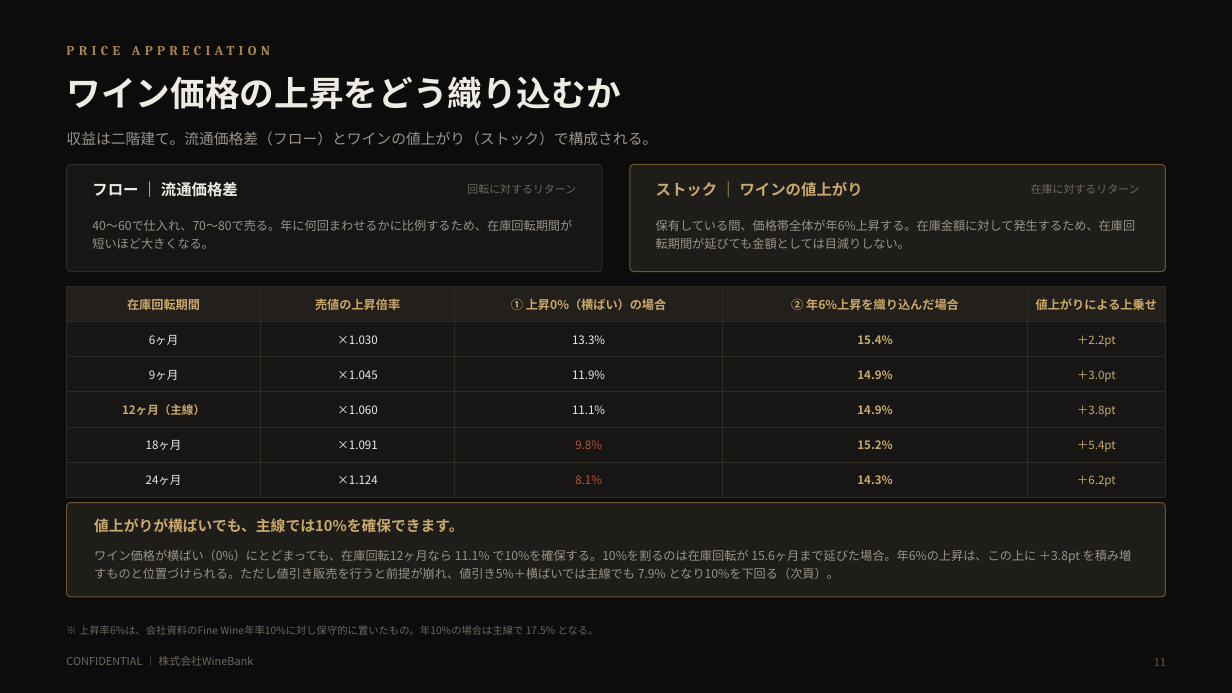
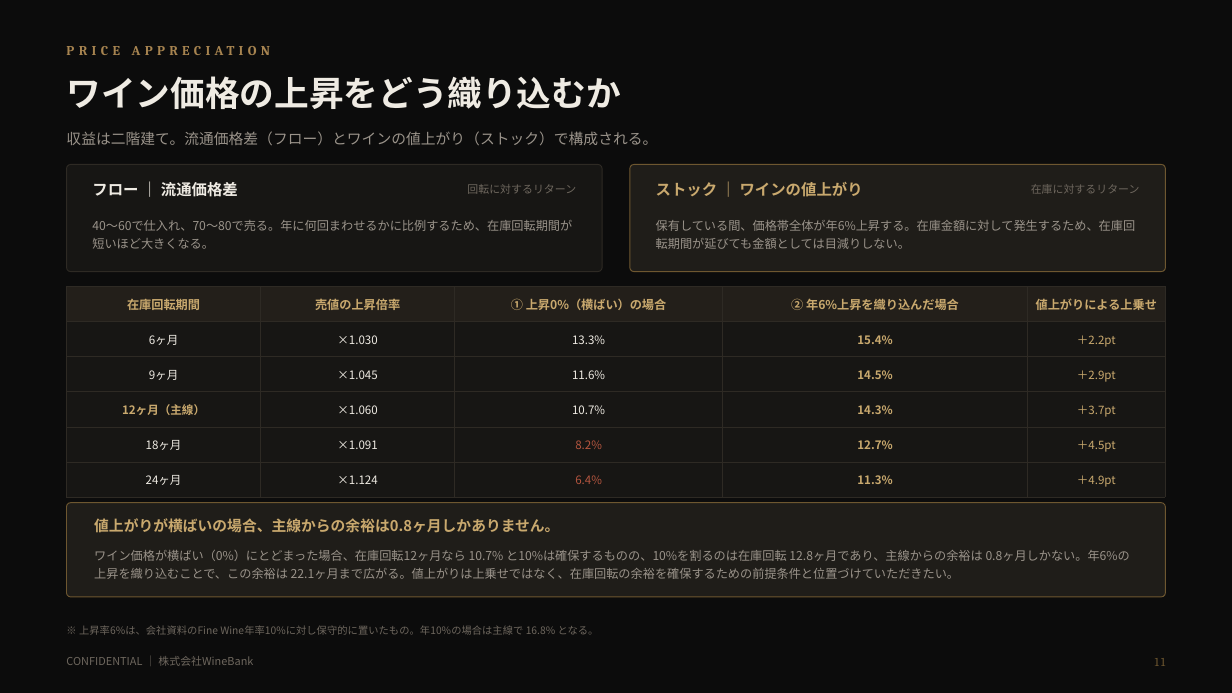
Before and after one commit to nakano-winebank/wine-auction, a slide deck: slide 12 of docs/wine-fund/WineBank_ワイン現物投資のご提案_倉持案_直接所有委託販売_1億円_20260820.pptx. Drawn at 1232x693 pixels with LibreOffice and Linux fonts; fonts in the diff are those of the drawing. Boxes give left, top, right and bottom in pixels: in the first picture for what was removed or moved away, otherwise in the second. Text is boxed around its words. In the diff, an @@ line names an element or a change of style, - is before the commit and + after.

Commit message:
倉持案v2：配分ティアをご指示の水準（70/60/50/40/35/30）で確定
9ヶ月60% / 12ヶ月50% / 15ヶ月50% / 18ヶ月40% / 24ヶ月35% / 24ヶ月超30%。
6ヶ月以内は70%で据え置き。12ヶ月と15ヶ月が同率のため「15ヶ月以内50%」の
一段にまとめ、主線12ヶ月がこの段に属することをティア図に明記した。

投資家利回り（年率）は 6ヶ月15.4% / 9ヶ月14.5% / 12ヶ月14.3% / 15ヶ月12.1%
/ 18ヶ月12.7% / 24ヶ月11.3% / 36ヶ月9.7%。10%確保は在庫回転34.1ヶ月まで、
20%超過は在庫回転4.6ヶ月より速い場合に限られる。段差は最大10ポイント。

あわせて、値上がり前提の位置づけを実態に合わせて書き直した。横ばい（0%）でも
主線12ヶ月なら10.7%を確保するが、10%を割るのは在庫回転12.8ヶ月であり余裕は
0.8ヶ月しかない。前版では投資家の取り分が厚く余裕が3.6ヶ月あったため
「横ばいでも10%を確保できる」と書いていたが、この水準では成立しないため、
値上がりページ・下振れページ・まとめページの記述を差し替えた。

全22枚をレンダリングして目視確認し、列幅の合計・ティアの単調性・利回りの
上下限を機械検証した。

```diff
--- a/docs/wine-fund/WineBank_ワイン現物投資のご提案_倉持案_直接所有委託販売_1億円_20260820.pptx
+++ b/docs/wine-fund/WineBank_ワイン現物投資のご提案_倉持案_直接所有委託販売_1億円_20260820.pptx
@@ table at [67,287,1165,491] @@
-row 3: 9ヶ月 | ×1.045 | 11.9% | 14.9% | ＋3.0pt
+row 3: 9ヶ月 | ×1.045 | 11.6% | 14.5% | ＋2.9pt
-row 4: 12ヶ月（主線） | ×1.060 | 11.1% | 14.9% | ＋3.8pt
+row 4: 12ヶ月（主線） | ×1.060 | 10.7% | 14.3% | ＋3.7pt
-row 5: 18ヶ月 | ×1.091 | 9.8% | 15.2% | ＋5.4pt
+row 5: 18ヶ月 | ×1.091 | 8.2% | 12.7% | ＋4.5pt
-row 6: 24ヶ月 | ×1.124 | 8.1% | 14.3% | ＋6.2pt
+row 6: 24ヶ月 | ×1.124 | 6.4% | 11.3% | ＋4.9pt
@@ text at [94,518,559,533]: text changed @@
-値上がりが横ばいでも、主線では10%を確保できます。
+値上がりが横ばいの場合、主線からの余裕は0.8ヶ月しかありません。
@@ text at [94,550,1130,579]: text changed @@
-ワイン価格が横ばい（0%）にとどまっても、在庫回転12ヶ月なら 11.1% で10%を確保する。10%を割るのは在庫回転が 15.6ヶ月まで延びた場合。年6%の上昇は、この上に ＋3.8pt を積み増すものと位置づけられる。ただし値引き販売を行うと前提が崩れ、値引き5%＋横ばいでは主線でも 7.9% となり10%を下回る（次頁）。
+ワイン価格が横ばい（0%）にとどまった場合、在庫回転12ヶ月なら 10.7% と10%は確保するものの、10%を割るのは在庫回転 12.8ヶ月であり、主線からの余裕は 0.8ヶ月しかない。年6%の上昇を織り込むことで、この余裕は 22.1ヶ月まで広がる。値上がりは上乗せではなく、在庫回転の余裕を確保するための前提条件と位置づけていただきたい。
@@ text at [79,625,599,635]: text changed @@
-※ 上昇率6%は、会社資料のFine Wine年率10%に対し保守的に置いたもの。年10%の場合は主線で 17.5% となる。
+※ 上昇率6%は、会社資料のFine Wine年率10%に対し保守的に置いたもの。年10%の場合は主線で 16.8% となる。
```
Also in this commit, not shown: 10 other slides changed, 4 other files.
